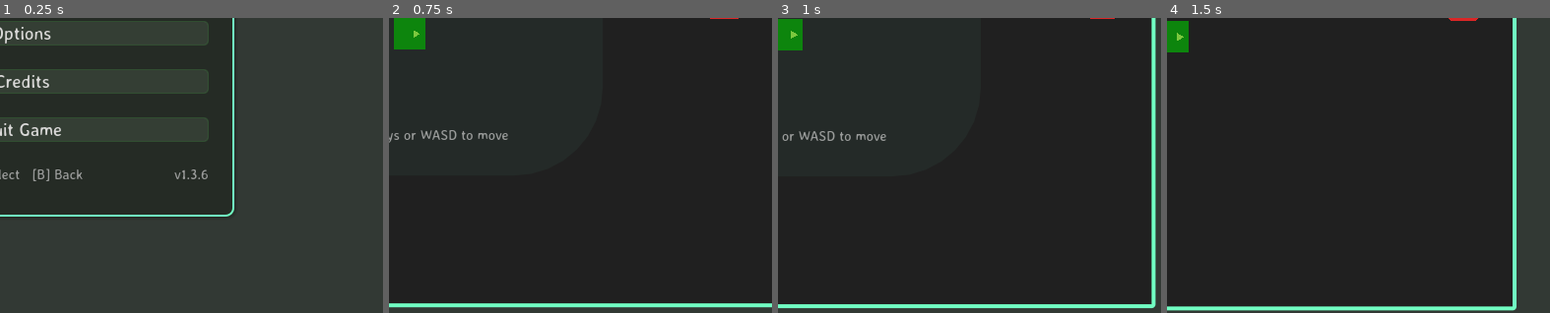
Above: before the commit, frames 1-4 (left to right).
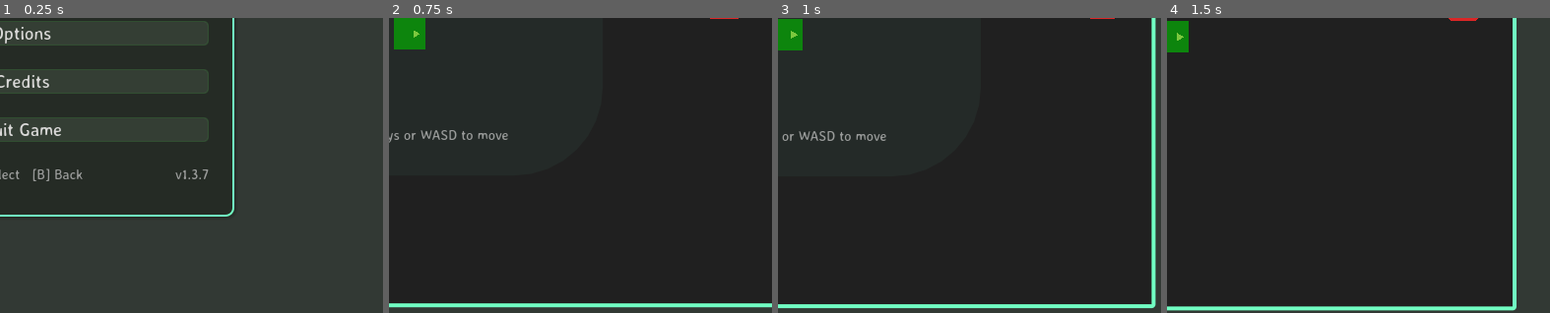
Above: after the commit, the same moments.

Repository: bluehexagons/snake2d
Game: Godot game, scene res://scenes/main/main.tscn
Same seed, same stepped clock (60 frames per second), same inputs: the game is played once before the commit and once after it.
Inputs (mouse positions are % of the whole screen's width and height, from its top left):
- Up to frame 1 (0.25 s): no input
- Up to frame 2 (0.75 s): click "Start Game" at 0.5 s
- Up to frame 3 (1 s): no input
- Up to frame 4 (1.5 s): tap Enter at 1.25 s; move the mouse to (74, 45) at 1.27 s; hold Right (right) from 1.28 s (still down); click (74, 45) at 1.42 s
The pictures show only the part of the screen within x 48-98%, y 50-100%; the shares and areas given below are measured in that part.

The runs differ from the first frame. In frame 1, 0.1% of the frame differs, in the area x 45-55%, y 51-55%; in frame 2, nothing differs; in frame 3, nothing differs; in frame 4, nothing differs.

Commit message:
Bump patch version to 1.3.7

Diff:
--- a/project.godot
+++ b/project.godot
@@ -15,7 +15,7 @@
 [application]
 
 config/name="snake"
-config/version="1.3.6"
+config/version="1.3.7"
 run/main_scene="res://scenes/main/main.tscn"
 config/features=PackedStringArray("4.6", "Mobile")
 config/icon="res://icon.svg"
